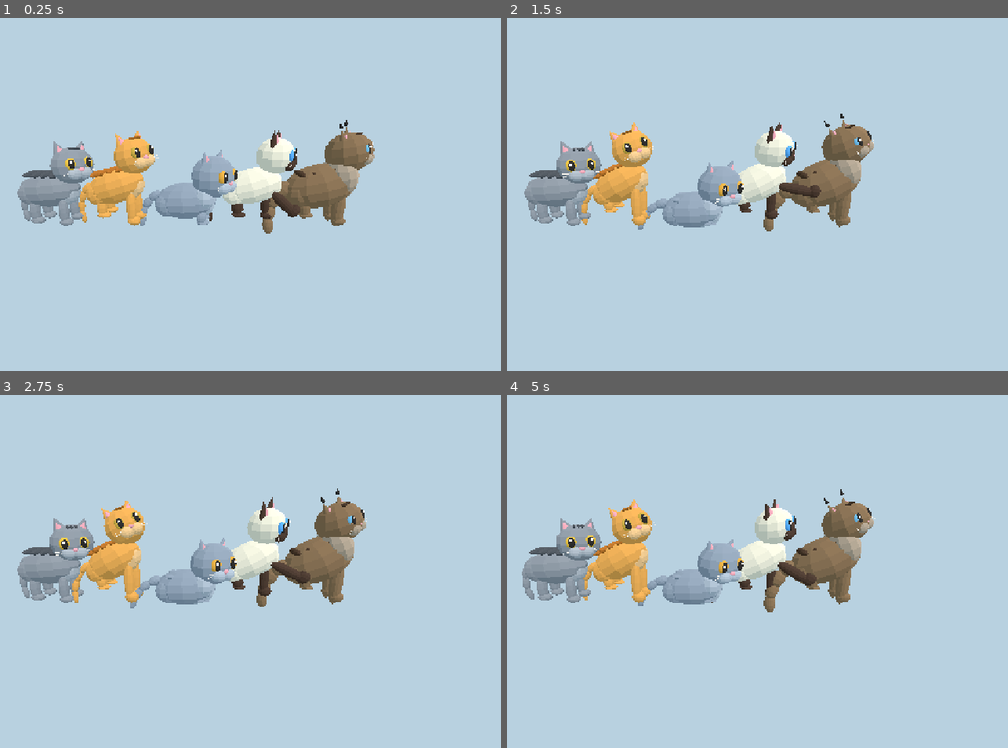
Above: before the commit, frames 1-4 (two rows, left to right).
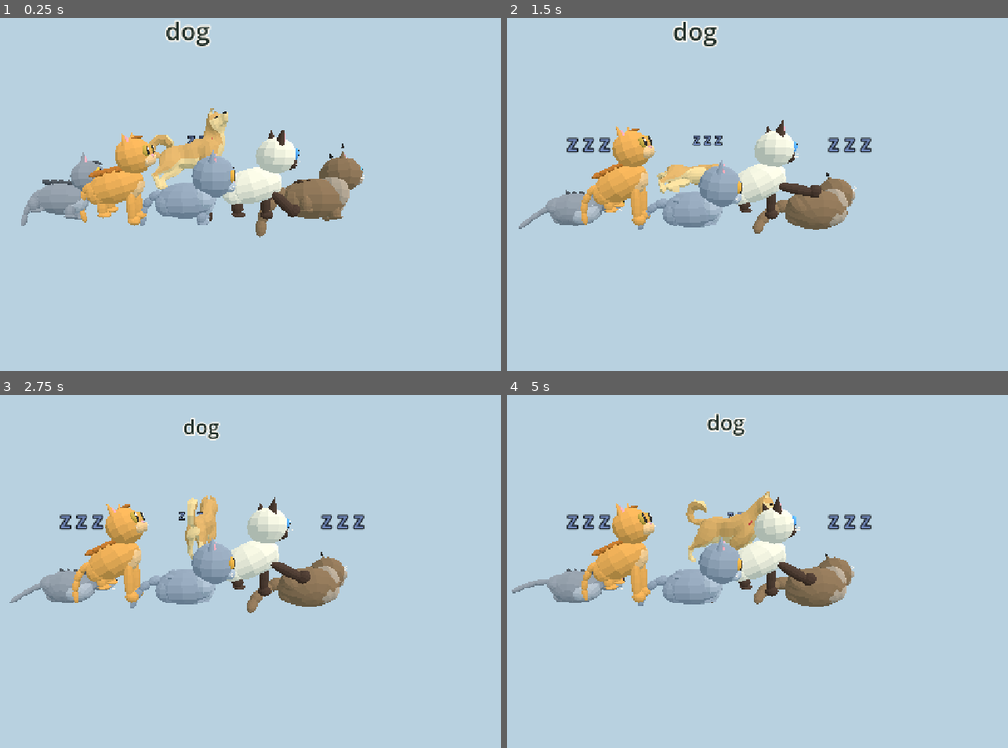
Above: after the commit, the same moments.

Repository: icanyesilyurt/mahalle-dostlari
Game: Godot game, scene res://tests/poses.tscn
Same seed, same stepped clock (60 frames per second), same inputs: the game is played once before the commit and once after it. This scene is started directly instead of the project's main scene.
Inputs (mouse positions are in pixels of both pictures, inside the frame that each line leads up to):
- Up to frame 1 (0.25 s): no input
- Up to frame 2 (1.5 s): move the mouse to (832, 176) at 0.52 s; hold D 0.53-1.25 s; hold Q 0.53-1.25 s; click (832, 176) at 0.67 s; drag from (567, 212) to (662, 265) at 1.27 s
- Up to frame 3 (2.75 s): move the mouse to (250, 493) at 2.02 s; hold D from 2.03 s (still down); hold Q from 2.03 s (still down)
- Up to frame 4 (5 s): release D at 2.75 s; release Q at 2.75 s; drag from (662, 642) to (outside the picture) at 2.77 s; move the mouse to (882, 624) at 3.52 s; hold A 3.53-4.25 s; hold Q 3.53-4.25 s; drag from (outside the picture) to (602, 483) at 4.27 s

The runs differ from the first frame. In frame 1, 6.7% of the frame differs, in the area x 3-75%, y 0-63%; in frame 2, 7.3%; in frame 3, 7.3%; in frame 4, 8.2%, in the area x 0-74%, y 5-62%.
Error before the commit: Out of bounds get index '0' (on base: 'PackedStringArray') (res://tests/poses.gd:18)
Error after the commit: Out of bounds get index '0' (on base: 'PackedStringArray') (res://tests/poses.gd:22)

Commit message:
Mobil: sabit joystick, uzak kamera, daha küçük karakter; köpek yan yatıp uyur, kedi kıvrılıp uyur (z z z)
Co-Authored-By: Claude Opus 5.5 <noreply@anthropic.com>
Claude-Session: https://claude.ai/code/session_01Sx5mz2qsBHBJThrt6EUYmr

Diff:
--- a/scripts/animal.gd
+++ b/scripts/animal.gd
@@ -104,6 +104,7 @@
 var sit_k := 0.0
 var loaf_k := 0.0
 var groom_k := 0.0
+var side_k := 0.0
 var blink_t := 2.0
 var look_y := 0.0
 var idle_t := 4.0
@@ -371,15 +372,32 @@
 	elif pose_t <= 0.0:
 		pose_t = randf_range(5.0, 11.0)
 		var r := randf()
-		pose = "stand" if r < 0.25 else ("sit" if r < 0.55 else ("loaf" if r < 0.85 else "groom"))
+		pose = "stand" if r < 0.2 else ("sit" if r < 0.45 else ("loaf" if r < 0.7 else ("groom" if r < 0.82 else "sleep")))
+		if pose == "sleep":
+			pose_t = randf_range(15.0, 30.0)
 	var k := minf(1.0, delta * 3.0)
 	sit_k = lerpf(sit_k, 1.0 if pose in ["sit", "groom"] else 0.0, k)
-	loaf_k = lerpf(loaf_k, 1.0 if pose == "loaf" else 0.0, k)
+	loaf_k = lerpf(loaf_k, 1.0 if pose in ["loaf", "sleep"] else 0.0, k)
+	side_k = lerpf(side_k, 1.0 if pose == "sleep" else 0.0, k * 0.6)
+	var near_p := Vector2(flat.x - global_position.x, flat.z - global_position.z).length() < 2.5
+	if pose == "sleep" and near_p:
+		pose = "sit"; pose_t = randf_range(4.0, 8.0)
+	_zzz(pose == "sleep" and side_k > 0.6)
 	groom_k = lerpf(groom_k, 1.0 if pose == "groom" else 0.0, k)
 	# gövde arka kalçadan döner (oturma), yatınca alçalır
 	var pivot := Vector3(0, leg_h, -0.17)
 	var bas := Basis(Vector3.RIGHT, -0.42 * sit_k)
-	rig.transform = Transform3D(bas, pivot - bas * pivot + Vector3(0, -leg_h * 0.8 * loaf_k, 0))
+	var tr := Transform3D(bas, pivot - bas * pivot + Vector3(0, -leg_h * 0.8 * loaf_k, 0))
+	if side_k > 0.01:
+		# yan yatıp kıvrılır
+		var sb := Basis(Vector3.FORWARD, 1.25 * side_k)
+		tr = Transform3D(sb, Vector3(0.1 * side_k, 0.0, 0)) * tr
+		for lg in legs:
+			(lg as Node3D).visible = side_k < 0.5
+	else:
+		for lg in legs:
+			(lg as Node3D).visible = true
+	rig.transform = tr
 	var sw := sin(ph) * 0.6 if moving else 0.0
 	for i in legs.size():
 		var lg := legs[i] as Node3D
@@ -414,10 +432,36 @@
 		bl = 0.1
 		if blink_t <= 0.0:
 			blink_t = randf_range(2.0, 5.0)
-	if loaf_k > 0.7 and pose == "loaf" and pose_t < 4.0:
+	if side_k > 0.5 or (loaf_k > 0.7 and pose == "loaf" and pose_t < 4.0):
 		bl = 0.15  # ekmek pozunda gözlerini yumar
 	for e in eye_n:
 		(e as Node3D).scale.y = bl
+
+var sleeping := false
+var zzz: Label3D
+
+func _zzz(on: bool) -> void:
+	if on and zzz == null:
+		zzz = Label3D.new()
+		zzz.text = "z z z"
+		zzz.billboard = BaseMaterial3D.BILLBOARD_ENABLED
+		zzz.font = font
+		zzz.font_size = 40
+		zzz.pixel_size = 0.005
+		zzz.modulate = Color("#6f86b8")
+		zzz.outline_size = 8
+		zzz.position = Vector3(0.2, 0.7, 0.2)
+		add_child(zzz)
+	if zzz:
+		zzz.visible = on
+
+func _wake() -> void:
+	sleeping = false
+	_zzz(false)
+	if anim:
+		anim.play("Idle", 0.5)
+		cur_anim = "Idle"
+	pose = "stand"
 
 func _play(n: String, blend := 0.2) -> void:
 	if anim and cur_anim != n:
@@ -532,6 +576,8 @@
 		elif moving:
 			var fast := mode != "" or greet or Vector2(target.x - position.x, target.z - position.z).length() > 3.0
 			_play("Gallop" if fast else "Walk")
+		elif sleeping:
+			pass
 		elif not cur_anim.begins_with("Idle") and not (cur_anim == "Jump_ToIdle" and anim.is_playing() and anim.current_animation_position < anim.current_animation_length - 0.05):
 			_play("Idle")
 		wag.amount = lerpf(wag.amount, 1.0 if wag_on else 0.15, minf(1.0, delta * 5.0))
@@ -540,12 +586,28 @@
 	if anim and not moving and eat_t <= 0.0:
 		# köpek boşta: arada başını eğip koklar, etrafa bakar
 		idle_t -= delta
-		if idle_t <= 0.0:
+		var pd := Vector2(flat.x - position.x, flat.z - position.z).length()
+		if sleeping and (pd < 2.5 or greet or mode != "" or happy > 0.0):
+			_wake()
+		elif idle_t <= 0.0:
 			idle_t = randf_range(4.0, 9.0)
-			if cur_anim == "Idle":
+			if sleeping:
+				idle_t = randf_range(12.0, 25.0)
+			elif mode == "" and pd > 5.0 and randf() < 0.22:
+				# yan yatıp uyur (ölme animasyonunun son karesi = yan yatış)
+				sleeping = true
+				idle_t = randf_range(15.0, 30.0)
+				anim.play("Death", 0.6)
+				cur_anim = "Death"
+				_zzz(true)
+			elif cur_anim == "Idle":
 				_play(["Idle_2", "Idle_2_HeadLow", "Idle"][randi() % 3], 0.3)
 			else:
 				_play("Idle", 0.3)
+		if sleeping and cur_anim == "Death" and not anim.is_playing():
+			pass
+		if sleeping and anim.current_animation_position > anim.current_animation_length - 0.08:
+			anim.pause()
 		if happy > 1.8 and not jumped:
 			jumped = true
 			_play("Jump_ToIdle", 0.1)
--- a/scripts/hud.gd
+++ b/scripts/hud.gd
@@ -346,10 +346,10 @@
 	if not joy_on:
 		return
 	var a := 1.0 if joy_active else 0.55
-	joy.draw_circle(joy_o, 75.0, Color(0.14, 0.19, 0.17, 0.22 * a))
-	joy.draw_arc(joy_o, 75.0, 0.0, TAU, 48, Color(1, 1, 1, 0.7 * a), 5.0)
-	joy.draw_circle(joy_o + joy_v * 60.0, 34.0, Color(1, 0.98, 0.94, 0.9 * a))
-	joy.draw_arc(joy_o + joy_v * 60.0, 34.0, 0.0, TAU, 32, Color(INK, 0.6 * a), 3.0)
+	joy.draw_circle(joy_o, 85.0, Color(0.14, 0.19, 0.17, 0.22 * a))
+	joy.draw_arc(joy_o, 85.0, 0.0, TAU, 48, Color(1, 1, 1, 0.7 * a), 5.0)
+	joy.draw_circle(joy_o + joy_v * 68.0, 34.0, Color(1, 0.98, 0.94, 0.9 * a))
+	joy.draw_arc(joy_o + joy_v * 68.0, 34.0, 0.0, TAU, 32, Color(INK, 0.6 * a), 3.0)
 
 func over_ui(pos: Vector2) -> bool:
 	for c in [act_panel, top_btns, book_panel, shop_panel, map_panel]:
--- a/scripts/main.gd
+++ b/scripts/main.gd
@@ -51,7 +51,8 @@
 var joy_o := Vector2.ZERO
 var joy_v := Vector2.ZERO
 var joy_raw := Vector2.ZERO
-const JOY_R := 75.0
+const JOY_R := 85.0
+var out_cam := 5.5
 var look_id := -1
 var mouse_drag := false
 var t := 0.0
@@ -67,6 +68,10 @@
 func _ready() -> void:
 	font = load("res://assets/fonts/ui_font.tres")
 	is_touch = DisplayServer.is_touchscreen_available()
+	if is_touch:
+		# telefonda karakter daha küçük görünsün, etraf daha çok görünsün
+		out_cam = 7.4
+		cam_pitch = -0.3
 	var f := FileAccess.open("res://map/istanbul.json", FileAccess.READ)
 	MAP = JSON.parse_string(f.get_as_text())
 	COL = MAP.col
@@ -297,7 +302,7 @@
 	pivot.top_level = true
 	add_child(pivot)
 	spring = SpringArm3D.new()
-	spring.spring_length = 5.5
+	spring.spring_length = out_cam
 	spring.margin = 0.25
 	var ss := SphereShape3D.new()
 	ss.radius = 0.3
@@ -378,7 +383,7 @@
 	player.position = Vector3(MAP.home[0] + 1.2, 0, MAP.home[1])
 	player.facing = PI / 2.0
 	cam_yaw = -PI / 2.0
-	spring.spring_length = 5.5
+	spring.spring_length = out_cam
 	pivot.global_position = player.position + Vector3(0, 1.5, 0)
 	if pet_node:
 		pet_node.position = player.position + Vector3(1.0, 0, 1.0)
@@ -923,8 +928,11 @@
 		if e.pressed:
 			if hud.over_ui(e.position):
 				return
-			if e.position.x < vs.x * 0.5 and e.position.y > vs.y * 0.25 and joy_id == -1:
-				joy_id = e.index; joy_o = e.position; joy_raw = Vector2.ZERO
+			var jh := Vector2(JOY_R + 95.0, vs.y - JOY_R - 95.0)
+			if joy_id == -1 and (e.position.distance_to(jh) < JOY_R * 2.3 or (e.position.x < vs.x * 0.3 and e.position.y > vs.y * 0.45)):
+				# sabit joystick: halka yerinde durur, parmağın yönü okunur
+				joy_id = e.index; joy_o = jh
+				joy_raw = (e.position - jh).limit_length(JOY_R) / JOY_R
 			elif look_id == -1:
 				look_id = e.index
 		else:
@@ -935,12 +943,7 @@
 	elif event is InputEventScreenDrag:
 		var d := event as InputEventScreenDrag
 		if d.index == joy_id:
-			var off := d.position - joy_o
-			# parmak halkanın dışına çıkarsa halka da peşinden gelir
-			if off.length() > JOY_R:
-				joy_o = d.position - off.normalized() * JOY_R
-				off = d.position - joy_o
-			joy_raw = off / JOY_R
+			joy_raw = (d.position - joy_o).limit_length(JOY_R) / JOY_R
 		elif d.index == look_id:
 			var k := 1100.0 / maxf(vs.x, 600.0)
 			cam_yaw -= d.relative.x * 0.0055 * k
@@ -998,9 +1001,7 @@
 	joy_v = joy_v.lerp(jr, minf(1.0, delta * 18.0))
 	if is_touch or joy_id != -1:
 		var vsz := get_viewport().get_visible_rect().size
-		var home := Vector2(150.0, vsz.y - 150.0)
-		if joy_id == -1:
-			joy_o = joy_o.lerp(home, minf(1.0, delta * 8.0)) if joy_o != Vector2.ZERO else home
+		joy_o = Vector2(JOY_R + 95.0, vsz.y - JOY_R - 95.0)
 		hud.set_joy(true, joy_o, joy_v, joy_id != -1)
 	var fwd := -Vector3(sin(cam_yaw), 0, cos(cam_yaw))
 	var right := Vector3(cos(cam_yaw), 0, -sin(cam_yaw))
--- a/scripts/npc.gd
+++ b/scripts/npc.gd
@@ -24,7 +24,7 @@
 	if not scenes.has(id):
 		scenes[id] = load("res://assets/chars/%s.glb" % id)
 	var model: Node3D = (scenes[id] as PackedScene).instantiate()
-	model.scale = Vector3.ONE * randf_range(2.1, 2.35)
+	model.scale = Vector3.ONE * randf_range(1.9, 2.15)
 	add_child(model)
 	for mi in model.find_children("*", "MeshInstance3D", true, false):
 		(mi as MeshInstance3D).cast_shadow = GeometryInstance3D.SHADOW_CASTING_SETTING_OFF
--- a/scripts/player.gd
+++ b/scripts/player.gd
@@ -46,7 +46,7 @@
 	if model:
 		model.queue_free()
 	model = (load("res://assets/chars/%s.glb" % id) as PackedScene).instantiate()
-	model.scale = Vector3.ONE * 2.3
+	model.scale = Vector3.ONE * 2.05
 	add_child(model)
 	anim = model.find_child("AnimationPlayer", true, false) as AnimationPlayer
 	if anim:
--- a/tests/poses.gd
+++ b/tests/poses.gd
@@ -5,7 +5,7 @@
 	var env := WorldEnvironment.new(); env.environment = Environment.new(); env.environment.background_mode = Environment.BG_COLOR; env.environment.background_color = Color(0.72,0.82,0.88); env.environment.ambient_light_color = Color.WHITE; env.environment.ambient_light_energy = 0.55; add_child(env)
 	var sun := DirectionalLight3D.new(); sun.rotation = Vector3(-0.9, 0.5, 0); sun.light_energy = 0.75; add_child(sun)
 	var A = load("res://scripts/animal.gd")
-	var defs := [["tekir","stand"],["sarman","sit"],["british","loaf"],["siyam","groom"],["maine_coon","sit"]]
+	var defs := [["tekir","sleep"],["sarman","sit"],["british","loaf"],["siyam","groom"],["maine_coon","sleep"]]
 	var x := -1.2
 	for d in defs:
 		var a = A.new(); a.cat = true; a.breed = d[0]; a.home = Vector3(x, 0, 0); a.animal_name = d[0]; a.friend = 1; a.greeted_today = true
@@ -13,6 +13,10 @@
 		a.rotation.y = PI / 2.2; a.wt = 99.0; a.target = a.home
 		a.pose = d[1]; a.pose_t = 99.0
 		cats.append(a); x += 0.6
+	var D = load("res://scripts/animal.gd").new(); D.cat = false; D.breed = "golden"; D.home = Vector3(0, 0, -1.0); D.animal_name = "dog"; D.friend = 1
+	add_child(D); D.build(); D.bowl.visible = false; D.drop.visible = false; D.rotation.y = PI / 2.0
+	D.sleeping = true; D.anim.play("Death"); D.cur_anim = "Death"; D.idle_t = 99.0; D._zzz(true)
+	cats.append(D)
 	var cam := Camera3D.new(); add_child(cam); cam.look_at_from_position(Vector3(0, 0.8, 2.0), Vector3(0, 0.25, 0))
 	await get_tree().create_timer(1.5).timeout
 	get_viewport().get_texture().get_image().save_png(OS.get_cmdline_user_args()[0])
@@ -21,4 +25,4 @@
 	t += d
 	for a in cats:
 		a.pose_t = 99.0
-		a.tick(d, Vector3(0, 0, 2.0), t)
+		a.tick(d, Vector3(0, 0, 9.0), t)
